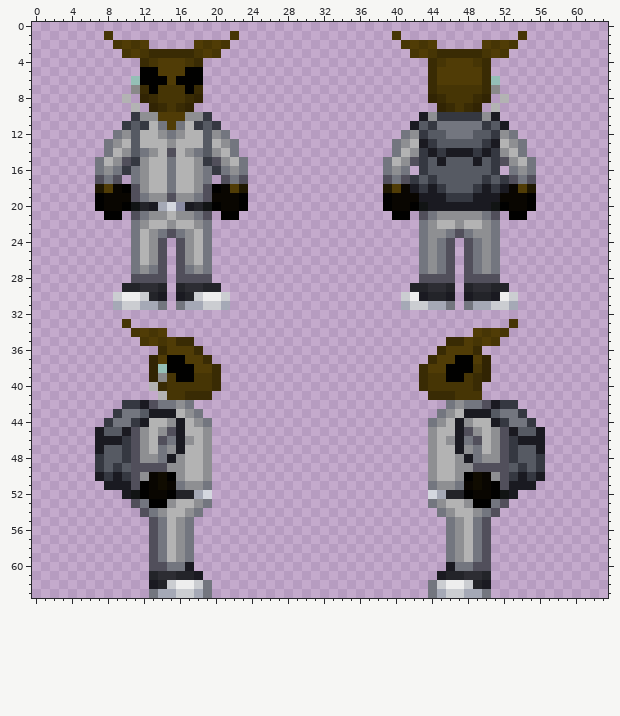
Pixel-art sprite -- code/modules/unit_tests/screenshots/screenshot_humanoids__datum_species_insect.png. The first picture shows the starting point.
The file is 64x64 pixels. Colours within 5 levels of each other are drawn and written as one.
The result:
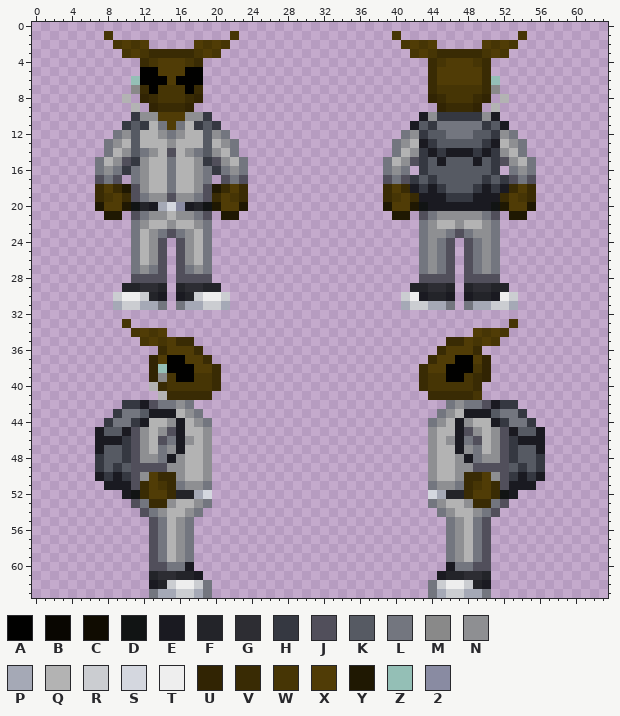
Palette (. is transparent): A #010100  B #090601  C #100c01  D #111414  E #1a1a21  F #232429  G #2d2d33  H #353841  J #514f5b  K #565a63  L #73767f  M #898989  N #8e8f92  P #a5a9b6  Q #b3b3b3  R #cbcdd1  S #d4d7df  T #eeeeee  U #312403  V #392b04  W #463505  X #503c06  Y #1f1802  Z #94bfb6  2 #898ba2
Change:
{"y":9,"x":15,"old":"W","new":"V"}
{"y":9,"x":47,"old":"W","new":"V"}
{"y":18,"x":7,"old":"Y","new":"V"}
{"y":18,"x":9,"old":"BA","new":"VY"}
{"y":18,"x":20,"old":"AB","new":"YV"}
{"y":18,"x":23,"old":"Y","new":"V"}
{"y":18,"x":39,"old":"Y","new":"V"}
{"y":18,"x":41,"old":"B","new":"V"}
{"y":18,"x":53,"old":"B","new":"V"}
{"y":18,"x":55,"old":"Y","new":"V"}
{"y":19,"x":7,"old":"ABBB","new":"VWXV"}
{"y":19,"x":20,"old":"BBBA","new":"VXWV"}
{"y":19,"x":39,"old":"ABBB","new":"VWXV"}
{"y":19,"x":52,"old":"BBBA","new":"VXWV"}
{"y":20,"x":7,"old":"ABBA","new":"YXXY"}
{"y":20,"x":20,"old":"ABBA","new":"YXXY"}
{"y":20,"x":39,"old":"ABBA","new":"YXXY"}
{"y":20,"x":52,"old":"ABBA","new":"YXXY"}
{"y":21,"x":8,"old":"AA","new":"YY"}
{"y":21,"x":21,"old":"AA","new":"YY"}
{"y":21,"x":40,"old":"AA","new":"YY"}
{"y":21,"x":53,"old":"AA","new":"YY"}
{"y":41,"x":15,"old":"WW","new":"VV"}
{"y":41,"x":47,"old":"WW","new":"VV"}
{"y":50,"x":13,"old":"BCA","new":"XVV"}
{"y":50,"x":48,"old":"ACB","new":"VVX"}
{"y":51,"x":12,"old":"ABCB","new":"VXWV"}
{"y":51,"x":48,"old":"BCBA","new":"VWXV"}
{"y":52,"x":12,"old":"ABBA","new":"VXXV"}
{"y":52,"x":48,"old":"ABBA","new":"VXXV"}
{"y":53,"x":13,"old":"AA","new":"VV"}
{"y":53,"x":49,"old":"AA","new":"VV"}
